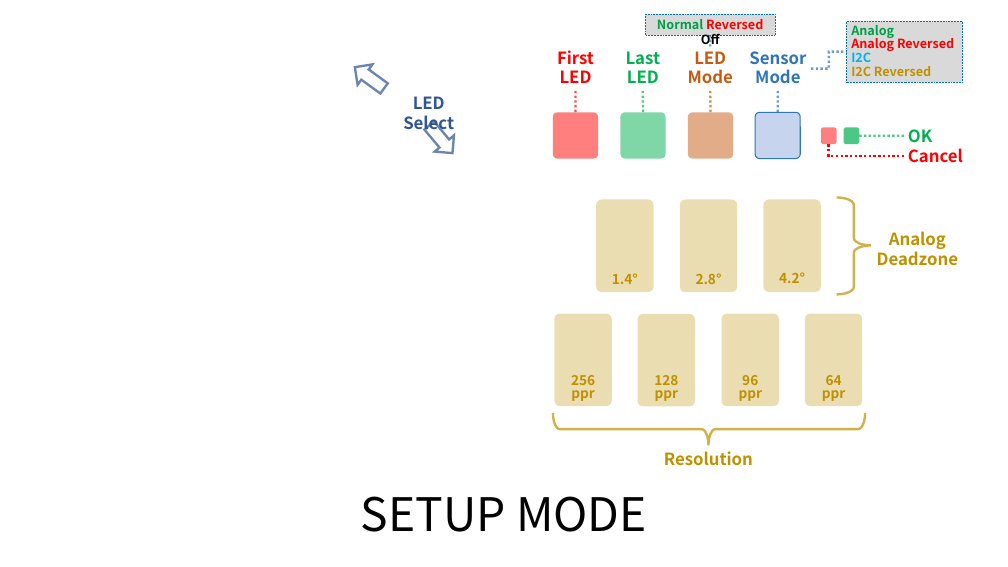
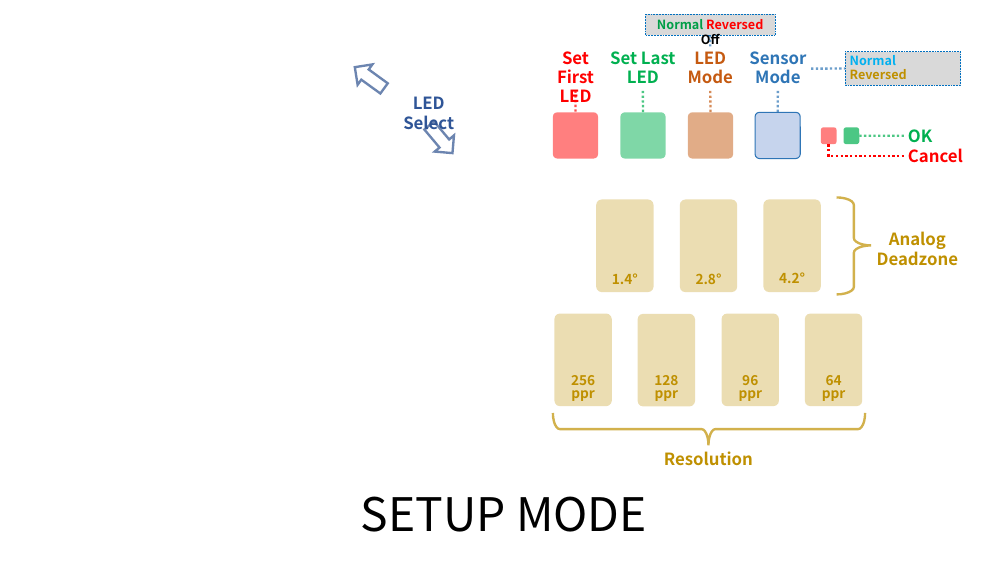
Before and after one commit to whowechina/iidx_pico, a slide deck: slide 5 of doc/Firmware_manual.pptx. Drawn at 1008x567 pixels with LibreOffice and Linux fonts; fonts in the diff are those of the drawing; background and template pictures are left out. Boxes give left, top, right and bottom in pixels: in the first picture for what was removed or moved away, otherwise in the second. Text is boxed around its words. In the diff, an @@ line names an element or a change of style, - is before the commit and + after.

Commit message:
Big update (analog and effect mode removed)

```diff
--- a/doc/Firmware_manual.pptx
+++ b/doc/Firmware_manual.pptx
@@ text at (557, 51, 637, 107): text changed @@
-First
-LED
+Set First LED
@@ text at (562, 51, 726, 65): text changed @@
-Last
-LED
+Set Last
+LED
@@ rectangle "Normal": place and size @@
-rectangle "Normal" at (847, 21, 963, 82)
+rectangle "Normal" at (845, 52, 961, 85)
@@ text in rectangle at (850, 55, 907, 79): text changed; text colour #FF0000 to #BF9000 @@
-Analog
-Analog Reversed
-I2C
-I2C Reversed
+Normal
+Reversed
@@ elbow line moved from (811, 69) - (847, 51) to (811, 69) - (845, 69) @@
```
Also in this commit, not shown: 2 other slides changed, 1 slide removed, 24 other files.
